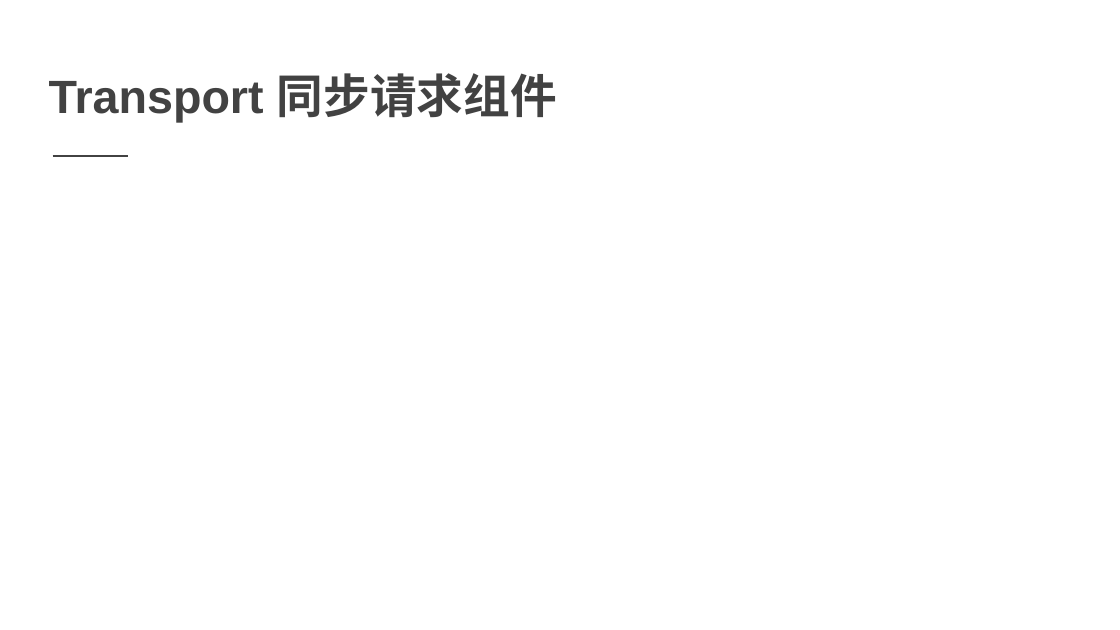
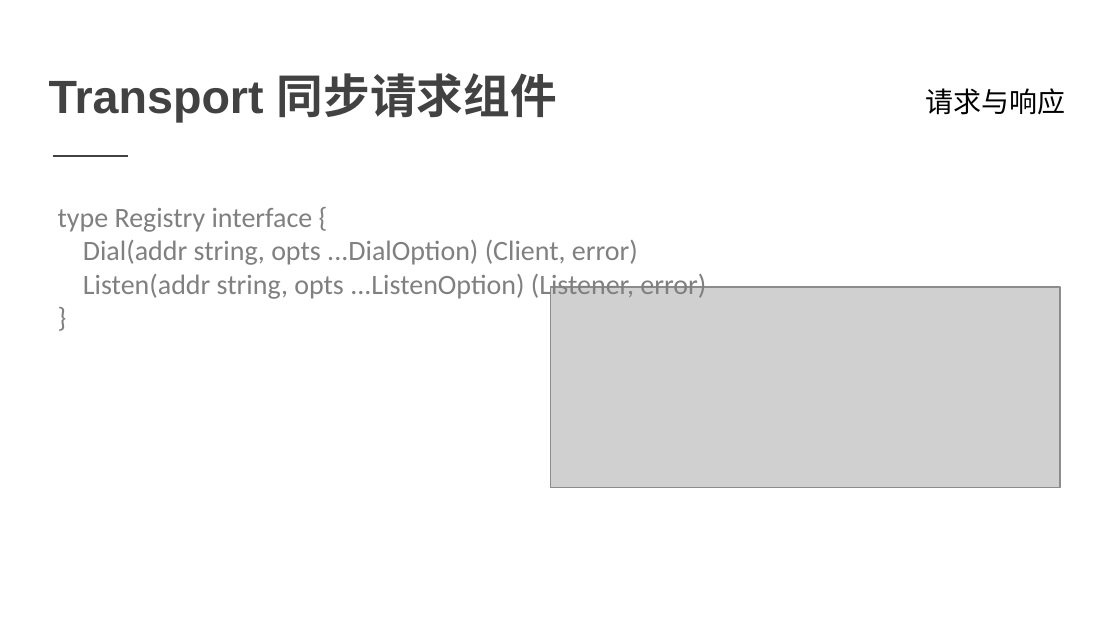
Before and after one commit to printfcoder/stack-rpc-tutorials, a slide deck: slide 12 of others/share/learning-go/【第一期】Go-Micro框架设计.pptx. Drawn at 1120x630 pixels with LibreOffice and Linux fonts; fonts in the diff are those of the drawing; grey boxes stand for pictures. Boxes give left, top, right and bottom in pixels: in the first picture for what was removed or moved away, otherwise in the second. Text is boxed around its words. In the diff, an @@ line names an element or a change of style, - is before the commit and + after.

Commit message:
registry 模块，transport进行中

```diff
--- a/others/share/learning-go/【第一期】Go-Micro框架设计.pptx
+++ b/others/share/learning-go/【第一期】Go-Micro框架设计.pptx
@@ text added at (926,88,1066,115), 18 pt, text #000000 @@
+请求与响应
@@ text added at (58,208,706,301), 18 pt, text #808080 @@
+type Registry interface {
+Dial(addr string, opts ...DialOption) (Client, error)
+Listen(addr string, opts ...ListenOption) (Listener, error)
+}
@@ picture added at (551,287,1061,487) @@
```
Also in this commit, not shown: 1 other slide changed, 1 other file.
